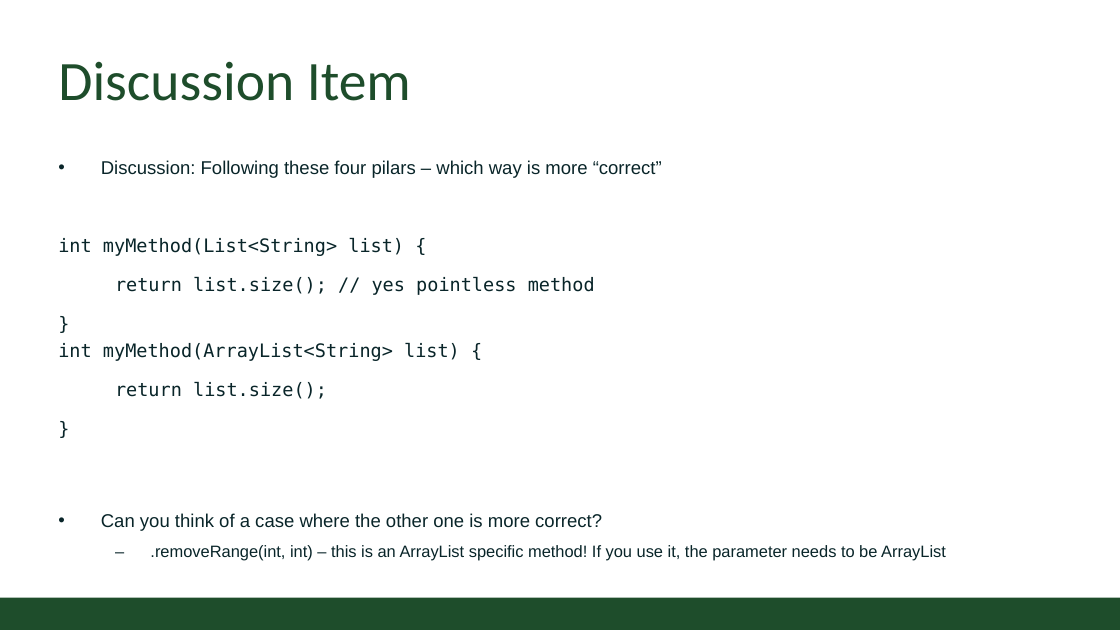
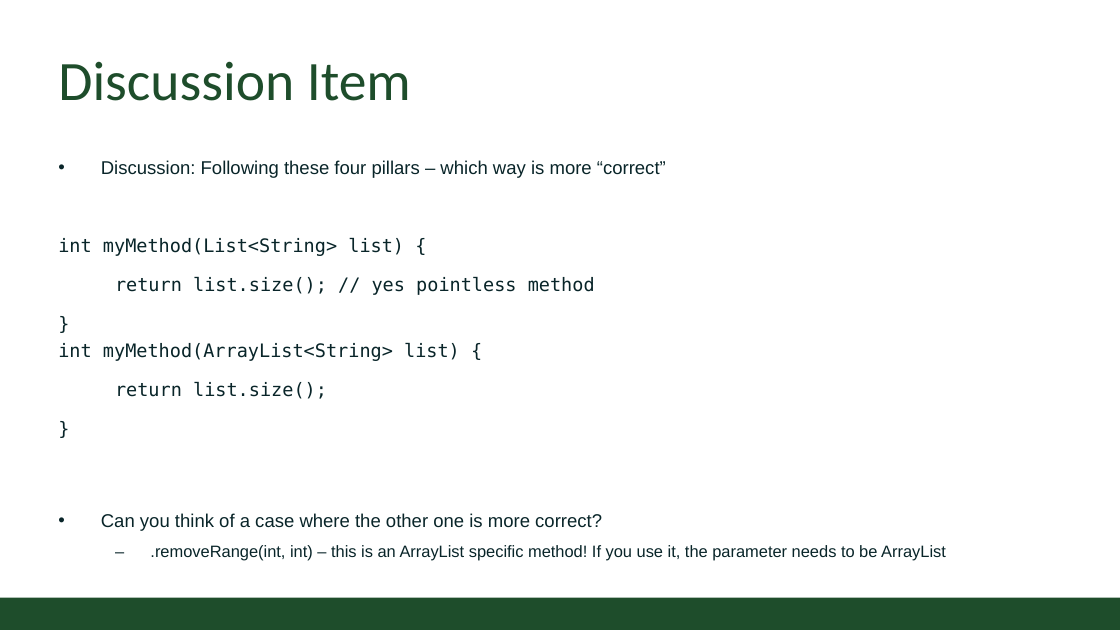
Before and after one commit to CSU-CompSci-CS163-4/Handouts, a slide deck: slide 10 of help session/week13/week13_oop.pptx. Drawn at 1120x630 pixels with LibreOffice and Linux fonts; fonts in the diff are those of the drawing; background and template pictures are left out. Boxes give left, top, right and bottom in pixels: in the first picture for what was removed or moved away, otherwise in the second. Text is boxed around its words. In the diff, an @@ line names an element or a change of style, - is before the commit and + after.

Commit message:
fixed typo

```diff
--- a/help session/week13/week13_oop.pptx
+++ b/help session/week13/week13_oop.pptx
@@ text at [101,160,666,178]: text changed @@
-• Discussion: Following these four pilars – which way is more “correct”
+• Discussion: Following these four pillars – which way is more “correct”
```
